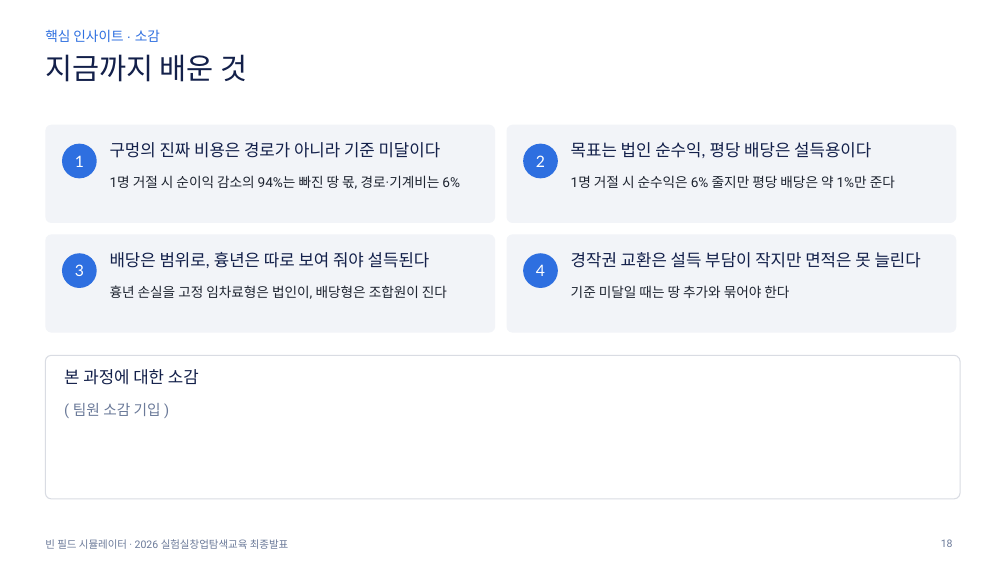
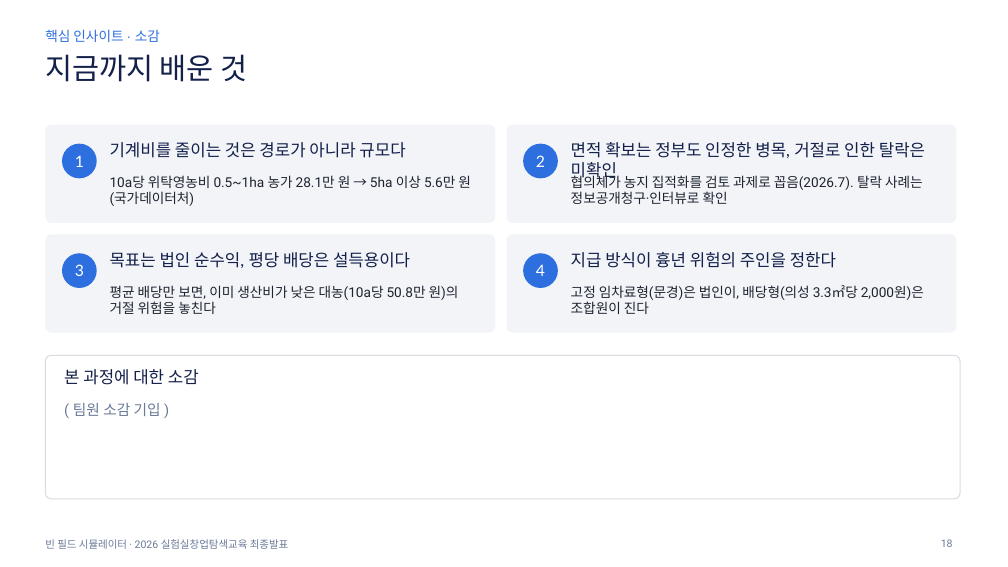
Before and after one commit to yean1234/Cooperative-farming-system, a slide deck: slide 18 of docs/빈필드시뮬레이터_최종발표.pptx. Drawn at 1008x567 pixels with LibreOffice and Linux fonts; fonts in the diff are those of the drawing. Boxes give left, top, right and bottom in pixels: in the first picture for what was removed or moved away, otherwise in the second. Text is boxed around its words. In the diff, an @@ line names an element or a change of style, - is before the commit and + after.

```diff
--- a/docs/빈필드시뮬레이터_최종발표.pptx
+++ b/docs/빈필드시뮬레이터_최종발표.pptx
@@ text at [110,142,405,158]: text changed @@
-구멍의 진짜 비용은 경로가 아니라 기준 미달이다
+기계비를 줄이는 것은 경로가 아니라 규모다
@@ text at [571,142,925,181]: text changed @@
-목표는 법인 순수익, 평당 배당은 설득용이다
+면적 확보는 정부도 인정한 병목, 거절로 인한 탈락은 미확인
@@ text at [110,175,471,206]: text changed @@
-1명 거절 시 순이익 감소의 94%는 빠진 땅 몫, 경로·기계비는 6%
+10a당 위탁영농비 0.5~1ha 농가 28.1만 원 → 5ha 이상 5.6만 원 (국가데이터처)
@@ text at [571,174,923,204]: text changed @@
-1명 거절 시 순수익은 6% 줄지만 평당 배당은 약 1%만 준다
+협의체가 농지 집적화를 검토 과제로 꼽음(2026.7). 탈락 사례는 정보공개청구·인터뷰로 확인
@@ text at [110,252,410,268]: text changed @@
-배당은 범위로, 흉년은 따로 보여 줘야 설득된다
+목표는 법인 순수익, 평당 배당은 설득용이다
@@ text at [571,252,836,268]: text changed @@
-경작권 교환은 설득 부담이 작지만 면적은 못 늘린다
+지급 방식이 흉년 위험의 주인을 정한다
@@ text at [110,285,459,314]: text changed @@
-흉년 손실을 고정 임차료형은 법인이, 배당형은 조합원이 진다
+평균 배당만 보면, 이미 생산비가 낮은 대농(10a당 50.8만 원)의 거절 위험을 놓친다
@@ text at [571,285,924,314]: text changed @@
-기준 미달일 때는 땅 추가와 묶어야 한다
+고정 임차료형(문경)은 법인이, 배당형(의성 3.3㎡당 2,000원)은 조합원이 진다
```
Also in this commit, not shown: 2 other slides changed, 2 other files.
